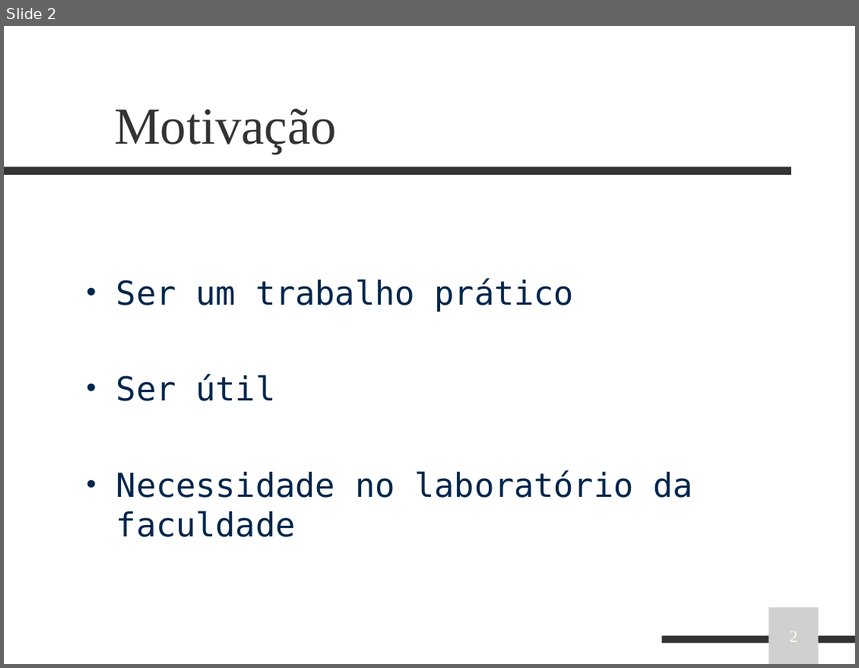
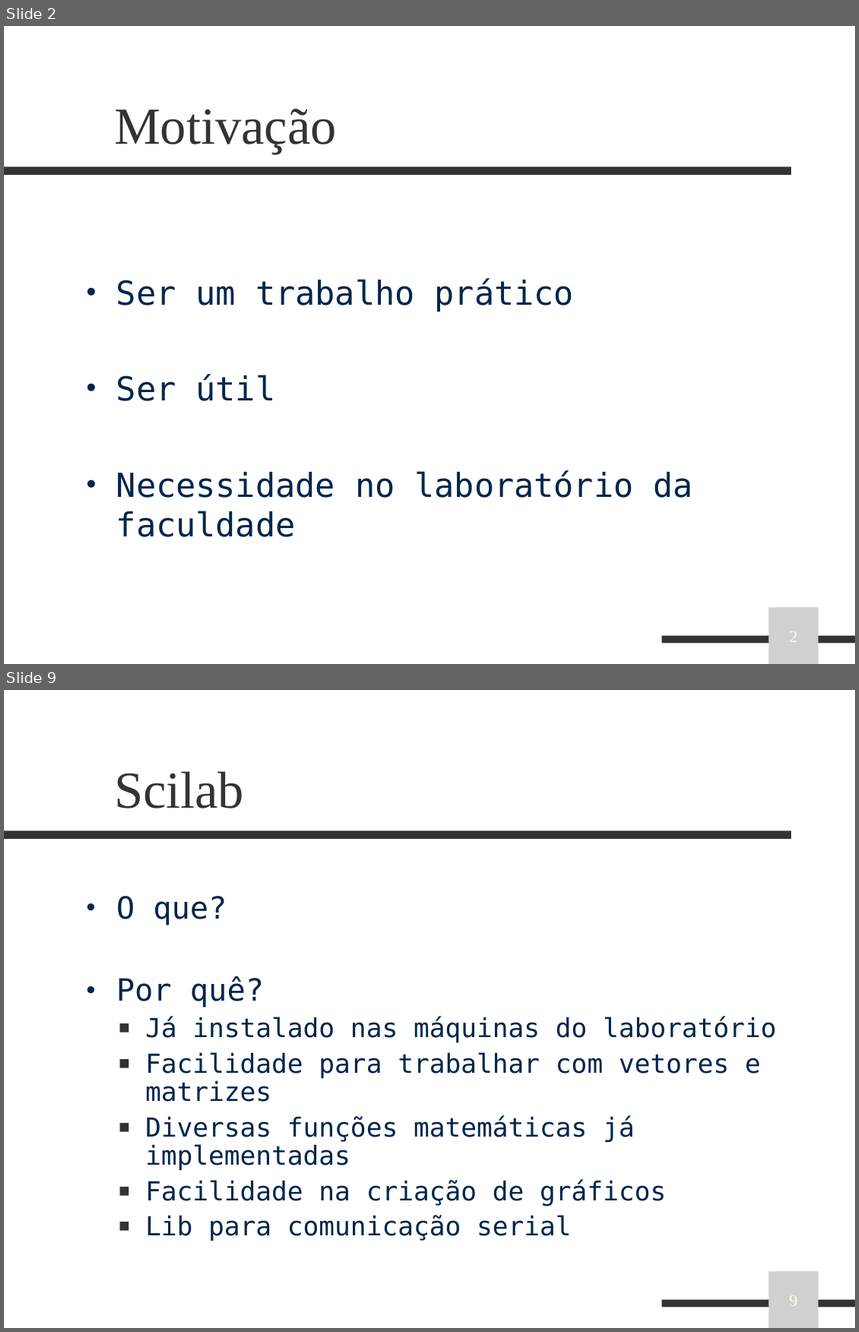
Before and after one commit to rennancockles/RealTimeMonitor, a slide deck: docs/apresentacao.ppt. Shown one above the other, each under a label of ours: slide 2 before the commit, slides 2 and 9 after it; the slides between them are not shown. The pictures are 859x668 and 859x1332 pixels, drawn with LibreOffice and Linux fonts; fonts in the diff are those of the drawing; grey boxes stand for pictures; background and template pictures are left out. Boxes give left, top, right and bottom in pixels: in the first picture for what was removed or moved away, otherwise in the second. Text is boxed around its words. In the diff, an @@ line names an element or a change of style, - is before the commit and + after.

```diff
--- a/docs/apresentacao.ppt
+++ b/docs/apresentacao.ppt
@@ slide 9 added at <box>4,690,855,1328</box>, background picture (left out); not listed: 2 template elements that a slide beside it also shows @@
@@ title added at <box>114,771,244,809</box>, 44 pt, text #333333 @@
+Scilab
@@ text added at <box>116,896,776,1242</box>, 22.2 pt, text #00264C @@
+• O que?
+• Por quê?
+  ■ Já instalado nas máquinas do laboratório
+  ■ Facilidade para trabalhar com vetores e matrizes
+  ■ Diversas funções matemáticas já implementadas
+  ■ Facilidade na criação de gráficos
+  ■ Lib para comunicação serial
@@ picture added at <box>769,1271,819,1328</box>, 14 pt, text #FFFFE9 @@
+9
```
Also in this commit, not shown: 19 other slides added, 16 slides removed, 1 other file.
